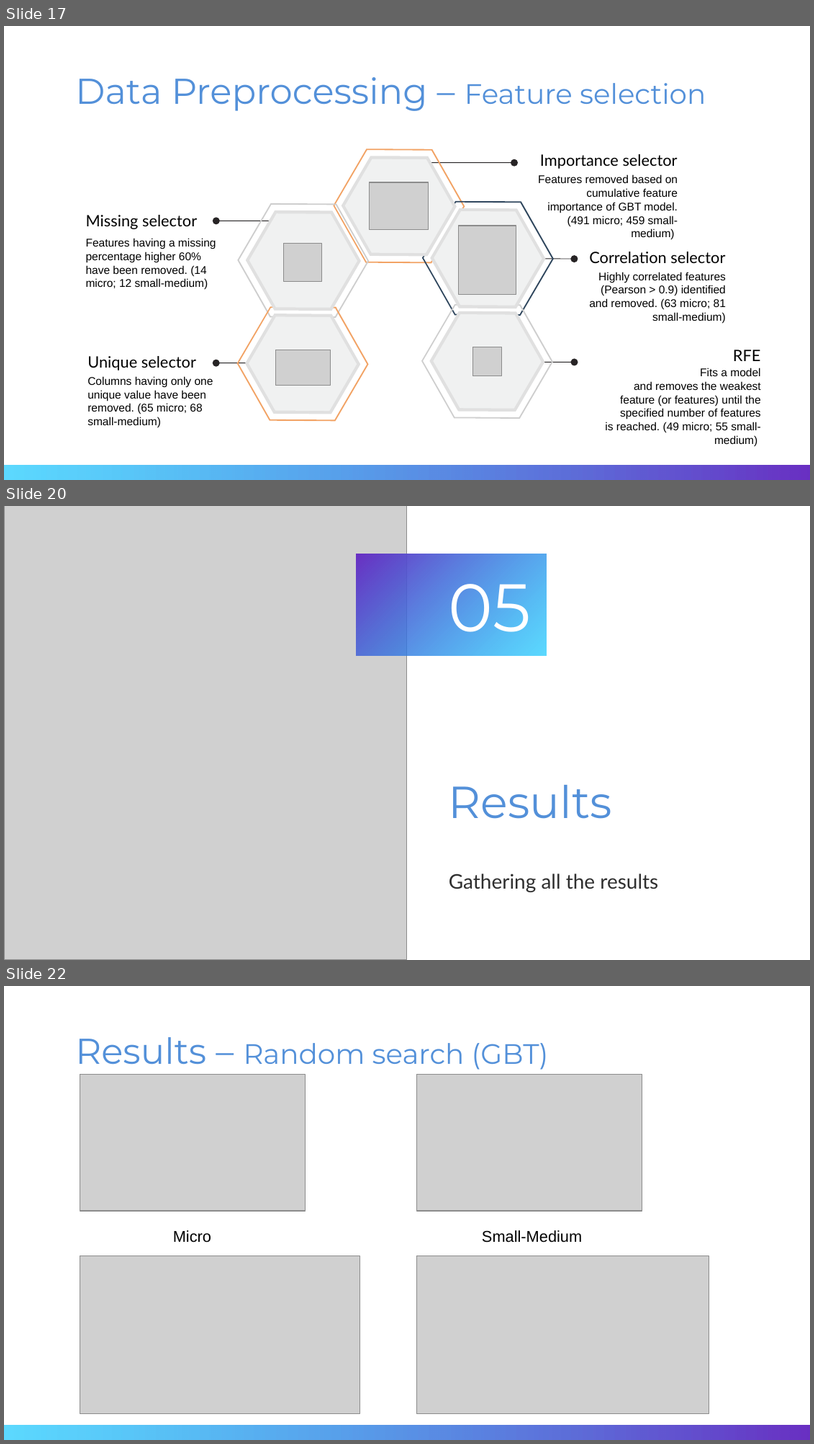
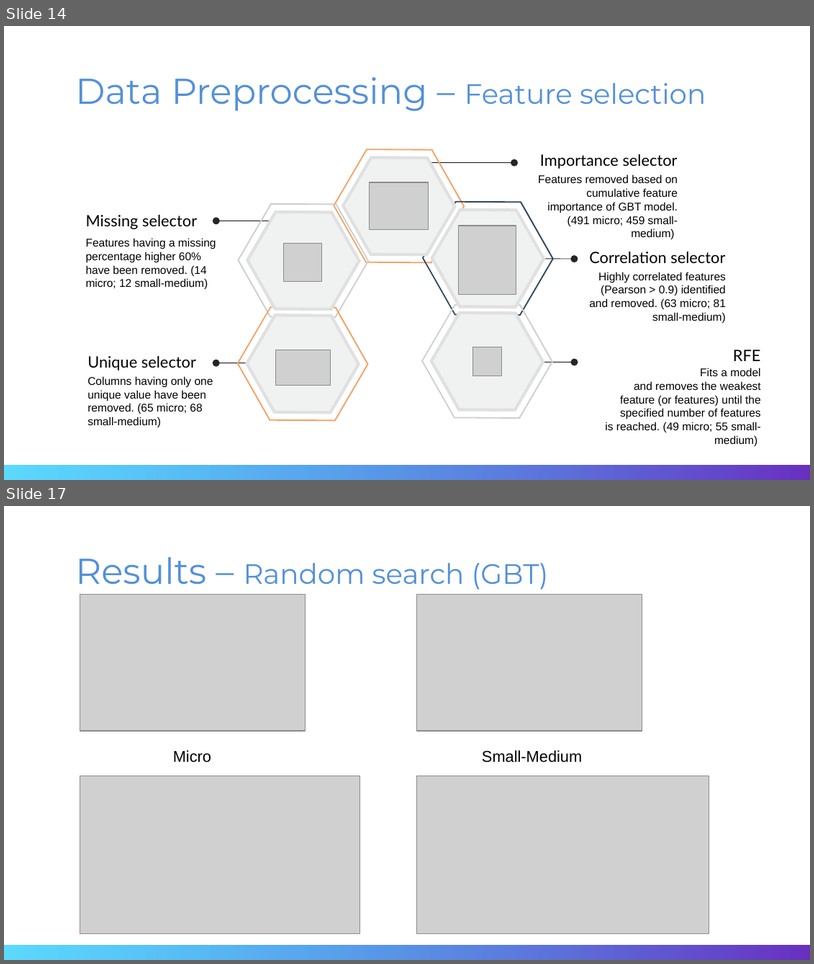
Before and after one commit to ViDurand/ChurnPrediction_EnergyCompany, a slide deck: Writing/Slides/Slides_Durand_Azimedem.pptx. Shown one above the other, each under a label of ours: slides 17, 20 and 22 before the commit, slides 14 and 17 after it; the slides between them are not shown. The pictures are 814x1444 and 814x964 pixels, drawn with LibreOffice and Linux fonts; fonts in the diff are those of the drawing; grey boxes stand for pictures. Boxes give left, top, right and bottom in pixels: in the first picture for what was removed or moved away, otherwise in the second. Text is boxed around its words. In the diff, an @@ line names an element or a change of style, - is before the commit and + after.

```diff
--- a/Writing/Slides/Slides_Durand_Azimedem.pptx
+++ b/Writing/Slides/Slides_Durand_Azimedem.pptx
@@ slide 20 removed at bbox=[4, 506, 810, 960], background #FFFFFF @@
@@ picture removed at bbox=[4, 506, 406, 959] @@
@@ rectangle removed at bbox=[356, 554, 547, 655] @@
@@ title removed at bbox=[449, 566, 532, 632] @@
-05
@@ title removed at bbox=[449, 785, 612, 818] @@
-Results
@@ subtitle removed at bbox=[449, 873, 658, 892] @@
-Gathering all the results
@@ what was slide 17 is now slide 14 @@
@@ what was slide 22 is now slide 17 @@
```
Also in this commit, not shown: 2 slides changed, 4 other slides removed, 17 other files.
